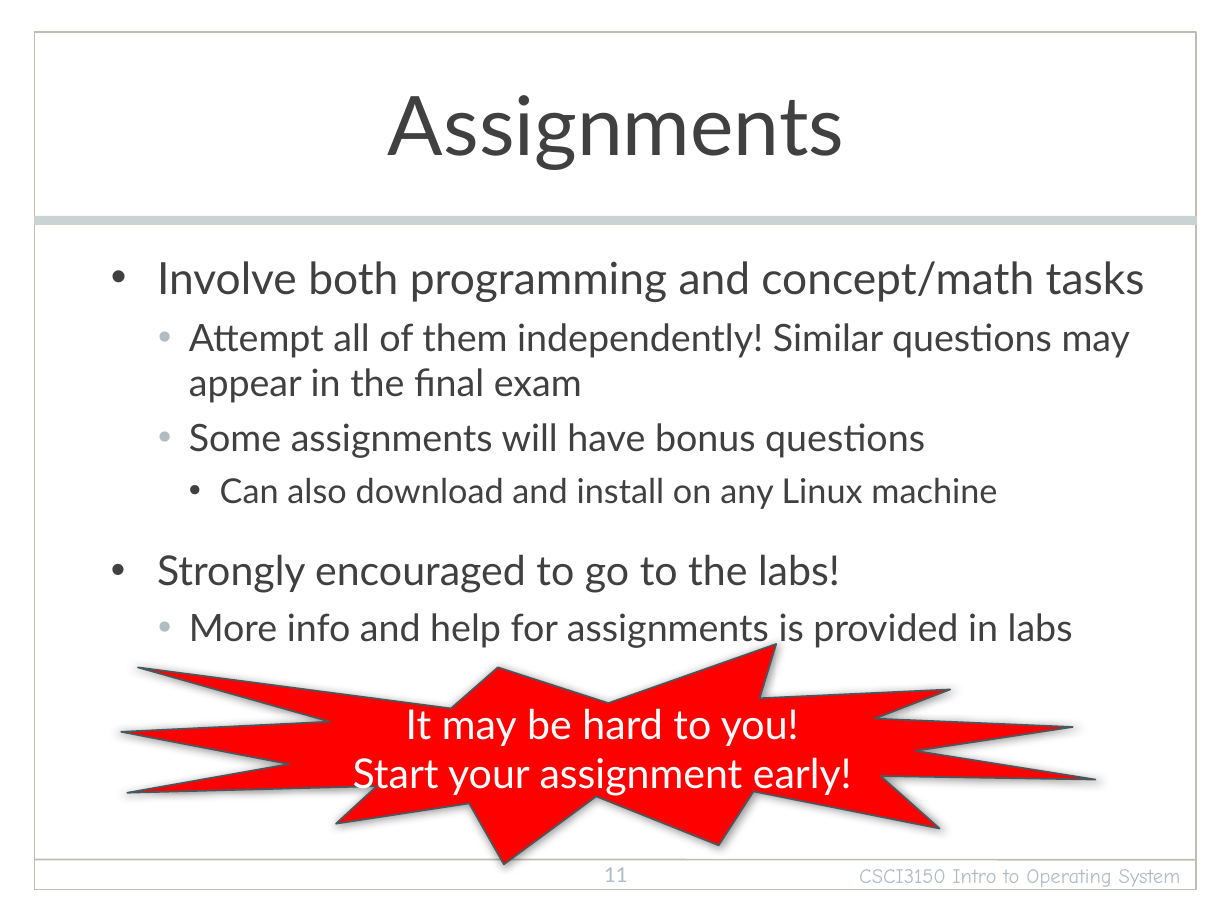
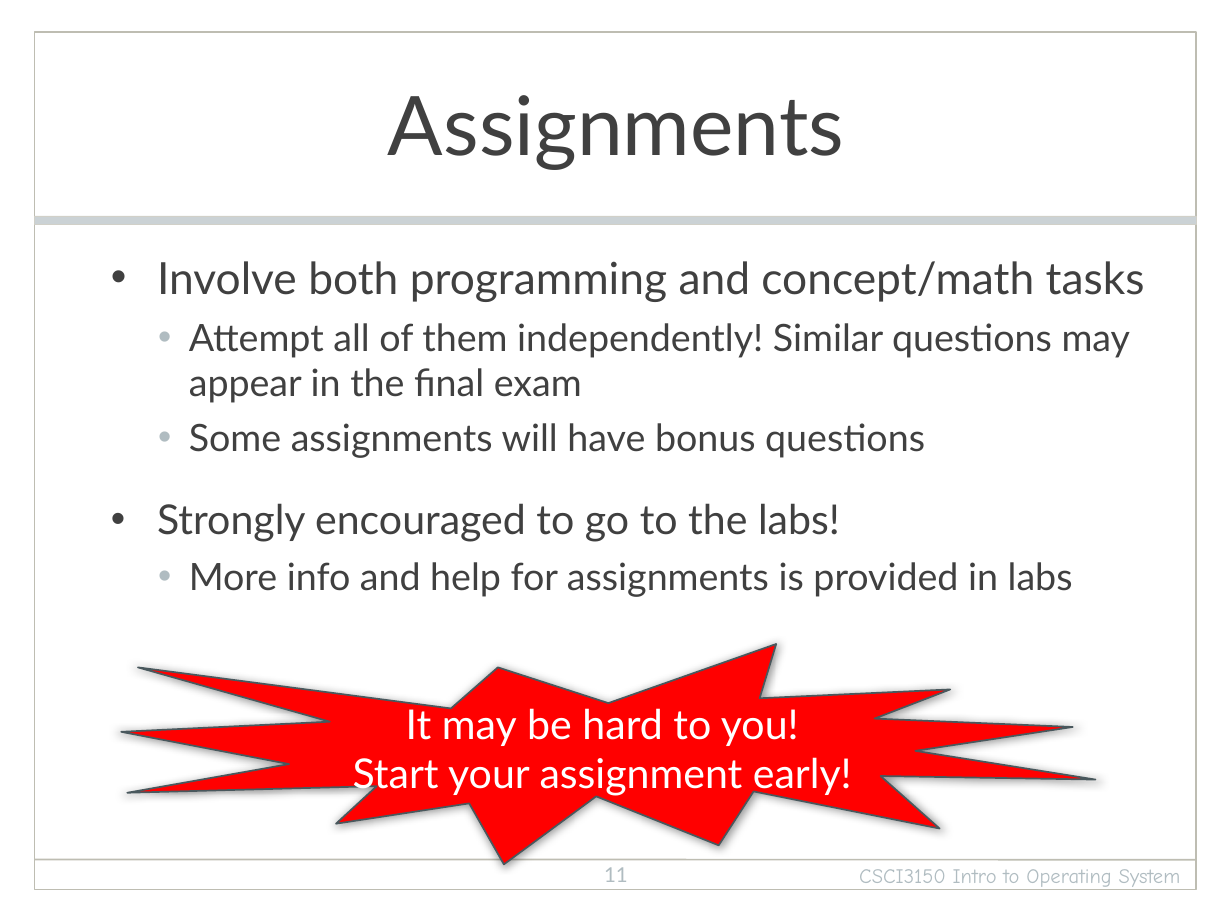
Before and after one commit to henryhxu/CSCI3150, a slide deck: slide 11 of lecture/lec1_intro.pptx. Drawn at 1232x924 pixels with LibreOffice and Linux fonts; fonts in the diff are those of the drawing; background and template pictures are left out. Boxes give left, top, right and bottom in pixels: in the first picture for what was removed or moved away, otherwise in the second. Text is boxed around its words. In the diff, an @@ line names an element or a change of style, - is before the commit and + after.

```diff
--- a/lecture/lec1_intro.pptx
+++ b/lecture/lec1_intro.pptx
@@ text at [220,477,997,509]: paragraph removed @@
-    • Can also download and install on any Linux machine
```
Also in this commit, not shown: 2 other slides changed.
